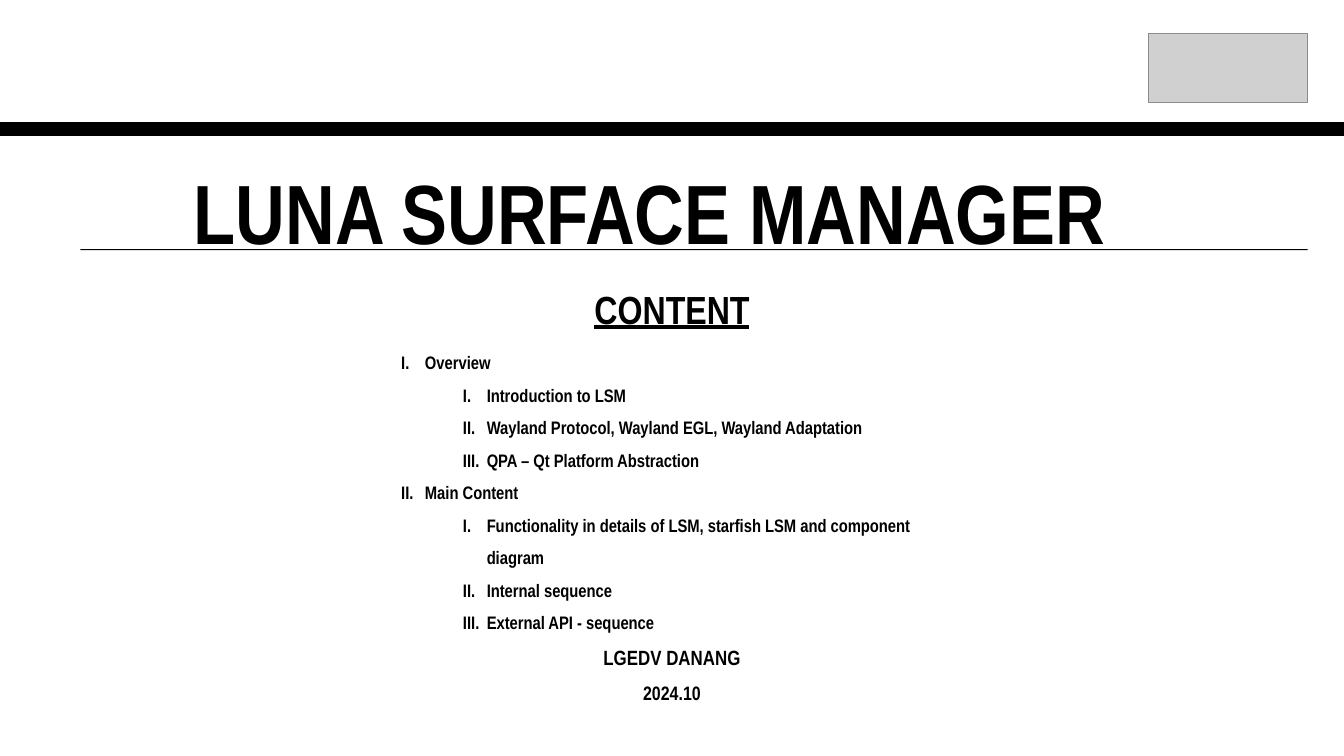
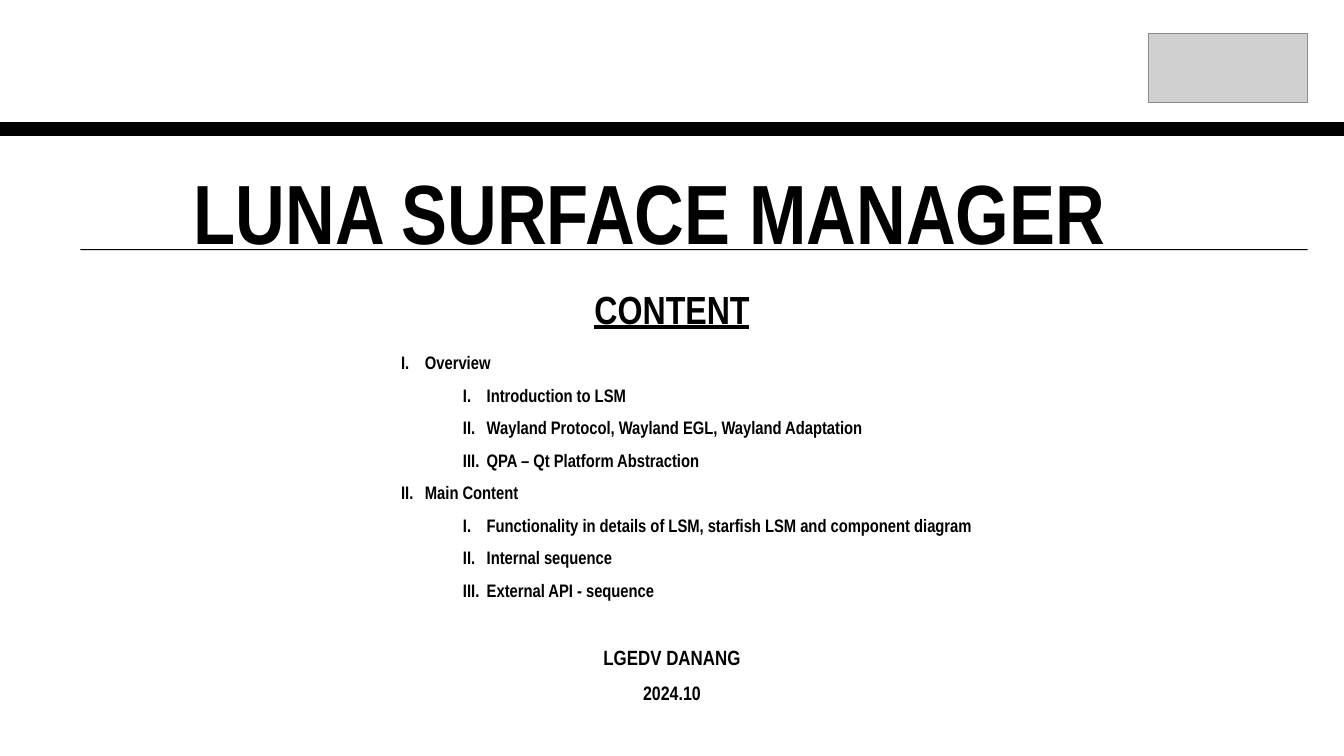
Before and after one commit to PhanNgocTrieu/SWPCT, a slide deck: slide 1 of present/LSM-WebOS.pptx. Drawn at 1344x756 pixels with LibreOffice and Linux fonts; fonts in the diff are those of the drawing; grey boxes stand for pictures. Boxes give left, top, right and bottom in pixels: in the first picture for what was removed or moved away, otherwise in the second. Text is boxed around its words. In the diff, an @@ line names an element or a change of style, - is before the commit and + after.

```diff
--- a/present/LSM-WebOS.pptx
+++ b/present/LSM-WebOS.pptx
@@ text "Overview" rewrapped from [425, 356, 910, 633] to [425, 356, 971, 600] @@
```
Also in this commit, not shown: 1 other slide changed, 1 slide added.
